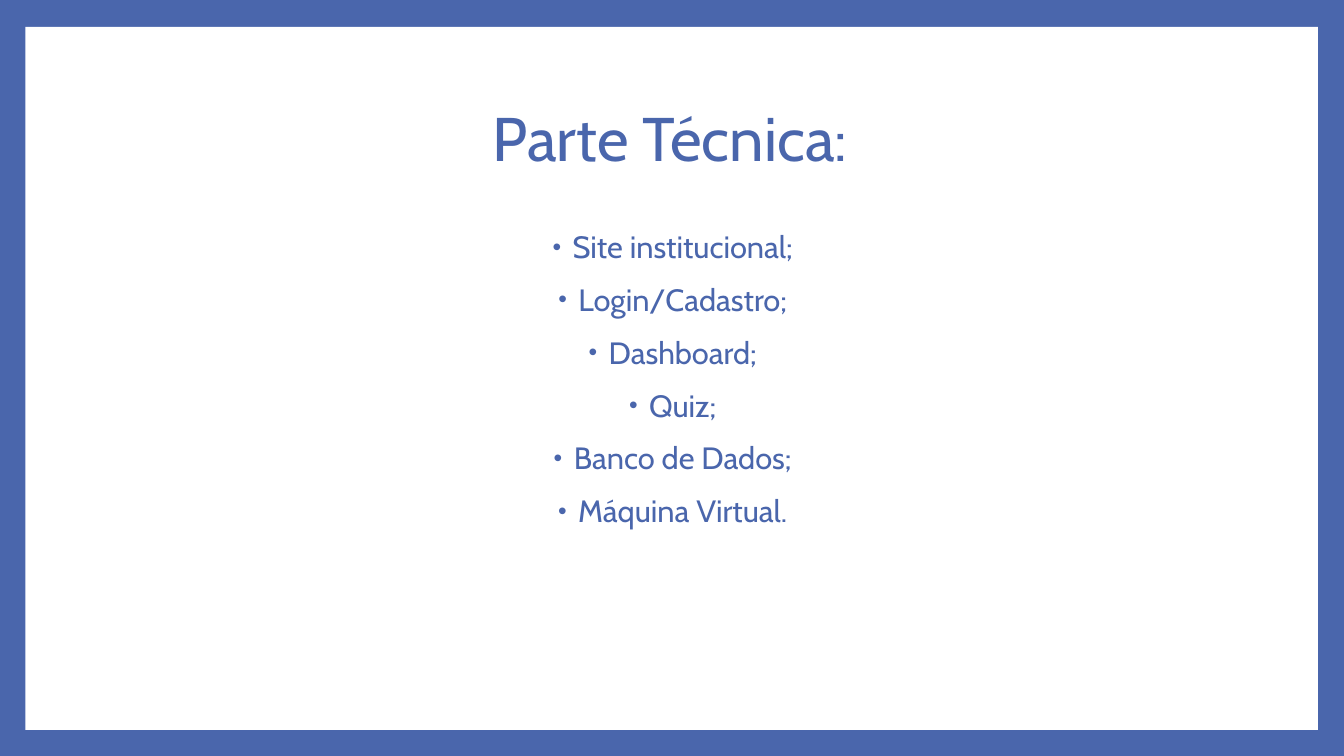
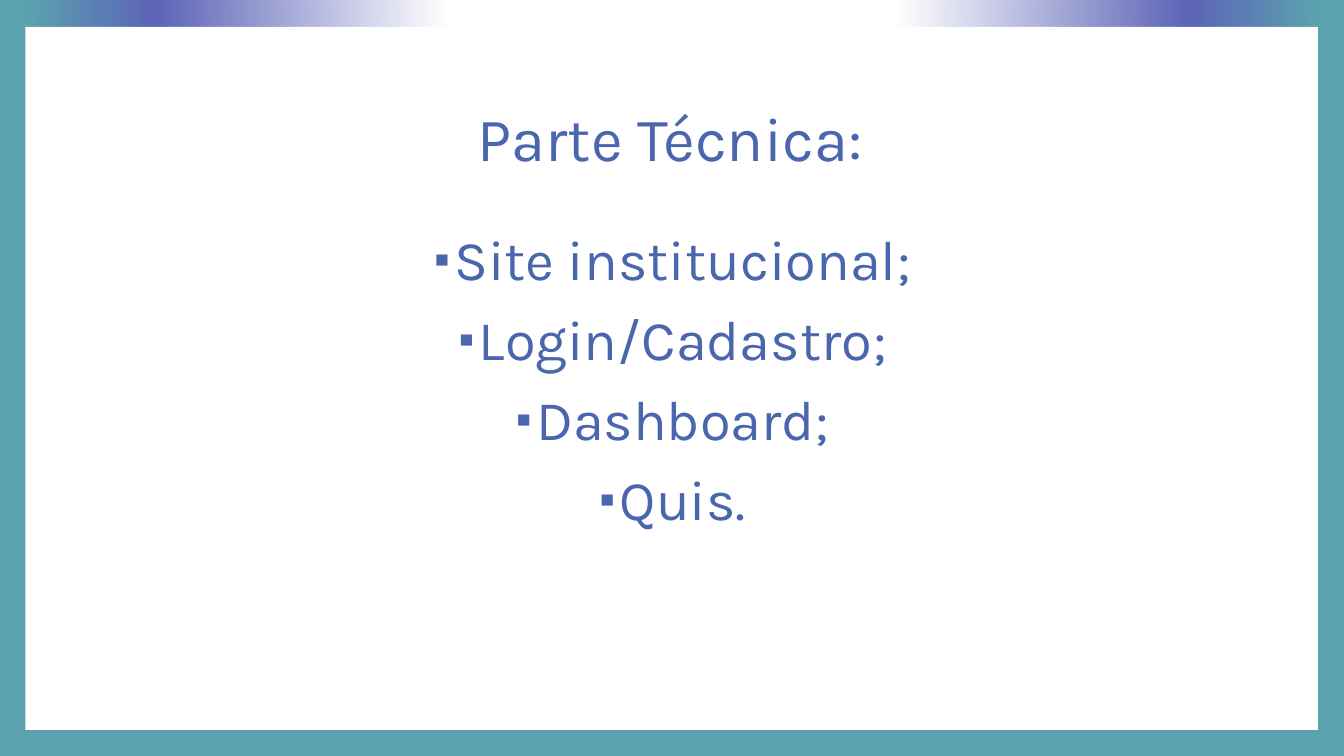
Before and after one commit to enricoferrer/Projeto-Individual, a slide deck: slide 6 of Slide Apresentação/O amor pela arte das oito armas.pptx. Drawn at 1344x756 pixels with LibreOffice and Linux fonts; fonts in the diff are those of the drawing. Boxes give left, top, right and bottom in pixels: in the first picture for what was removed or moved away, otherwise in the second. Text is boxed around its words. In the diff, an @@ line names an element or a change of style, - is before the commit and + after.

```diff
--- a/Slide Apresentação/O amor pela arte das oito armas.pptx
+++ b/Slide Apresentação/O amor pela arte das oito armas.pptx
@@ background #4A66AC to gradient #FFFFFF to #5C64B7 to #5AA2AE @@
@@ title "Parte Técnica:" at box(478, 114, 862, 162): font Cabin to Karla @@
@@ text at box(454, 241, 911, 446): size 22 to 40 pt, font Cabin to Karla in "Site institucional;", "Login/Cadastro;", "Dashboard;"; bullet • to ▪ @@
@@ text at box(620, 481, 746, 530): text changed; size 22 to 40 pt; font Cabin to Karla @@
-• Quiz;
-• Banco de Dados;
-• Máquina Virtual.
+▪ Quis.
```
Also in this commit, not shown: 7 other slides changed, 3 slides added, 3 other files.
